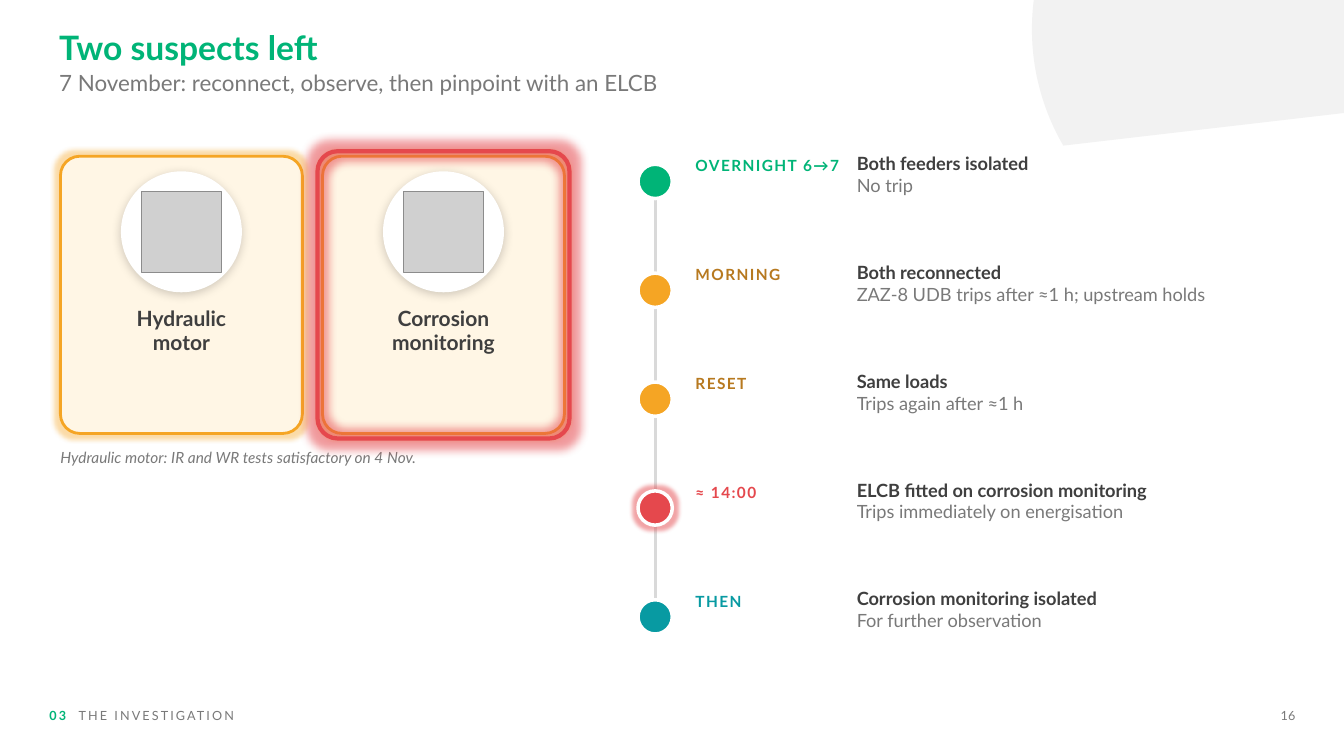
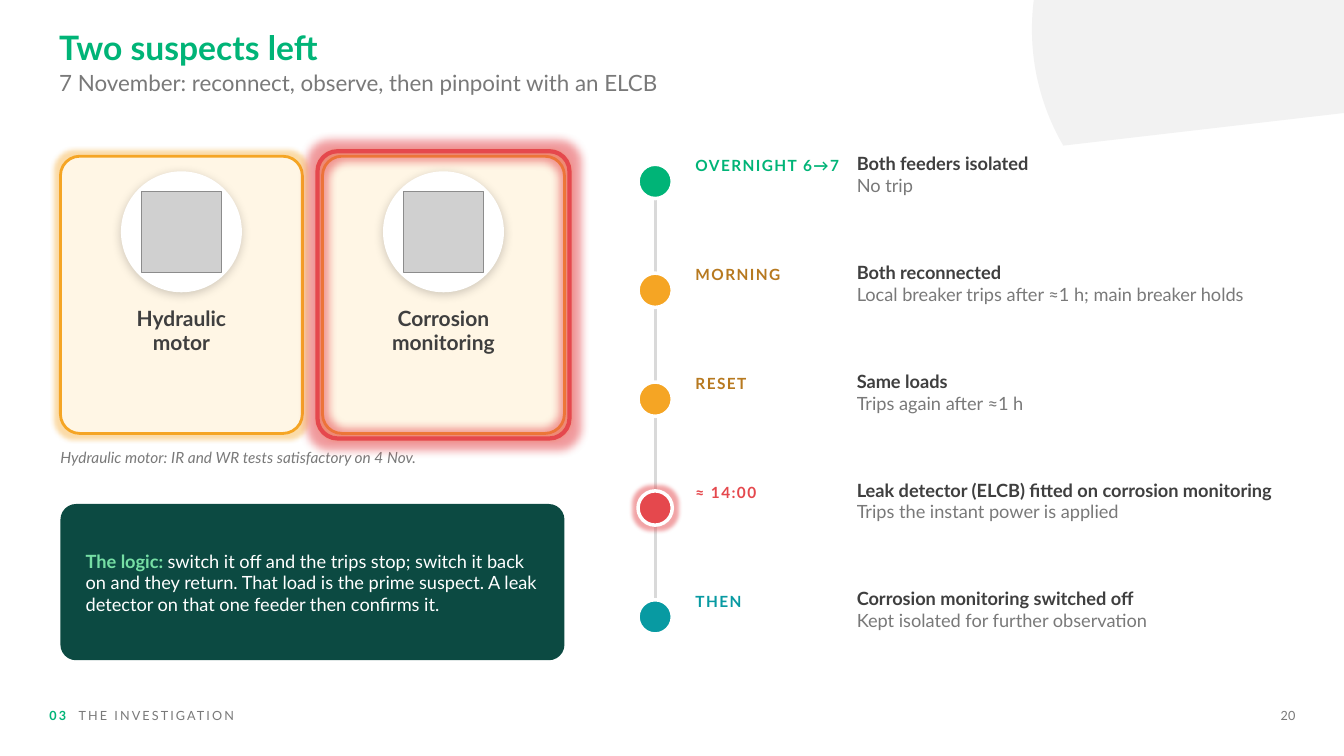
Before and after one commit to nasr9787alfarsi-alt/Nasr, a slide deck: slide 20 of presentations/ZAZ-8_Main_PDB_MCCB_Tripping_Investigation.pptx (slide 16 before the commit). Drawn at 1344x756 pixels with LibreOffice and Linux fonts; fonts in the diff are those of the drawing; grey boxes stand for pictures; background and template pictures are left out. Boxes give left, top, right and bottom in pixels: in the first picture for what was removed or moved away, otherwise in the second. Text is boxed around its words. In the diff, an @@ line names an element or a change of style, - is before the commit and + after.

```diff
--- a/presentations/ZAZ-8_Main_PDB_MCCB_Tripping_Investigation.pptx
+++ b/presentations/ZAZ-8_Main_PDB_MCCB_Tripping_Investigation.pptx
@@ text at (x1=857, y1=287, x2=1244, y2=304): text changed @@
-ZAZ-8 UDB trips after ≈1 h; upstream holds
+Local breaker trips after ≈1 h; main breaker holds
@@ rounded rectangle added at (x1=60, y1=504, x2=565, y2=660), fill #0C4A42 @@
@@ text at (x1=857, y1=483, x2=1272, y2=521): text changed @@
-ELCB fitted on corrosion monitoring
-Trips immediately on energisation
+Leak detector (ELCB) fitted on corrosion monitoring
+Trips the instant power is applied
@@ text added at (x1=86, y1=554, x2=536, y2=611), 13 pt, text #FFFFFF @@
+The logic: switch it off and the trips stop; switch it back on and they return. That load is the prime suspect. A leak detector on that one feeder then confirms it.
@@ text at (x1=857, y1=591, x2=1147, y2=630): text changed; text colour #3F3F3F to #797979; bold off @@
-Corrosion monitoring isolated
-For further observation
+Corrosion monitoring switched off
+Kept isolated for further observation
@@ text at (x1=1281, y1=711, x2=1296, y2=720): text changed @@
-16
+20
```
Also in this commit, not shown: 22 other slides changed, 6 slides added.
